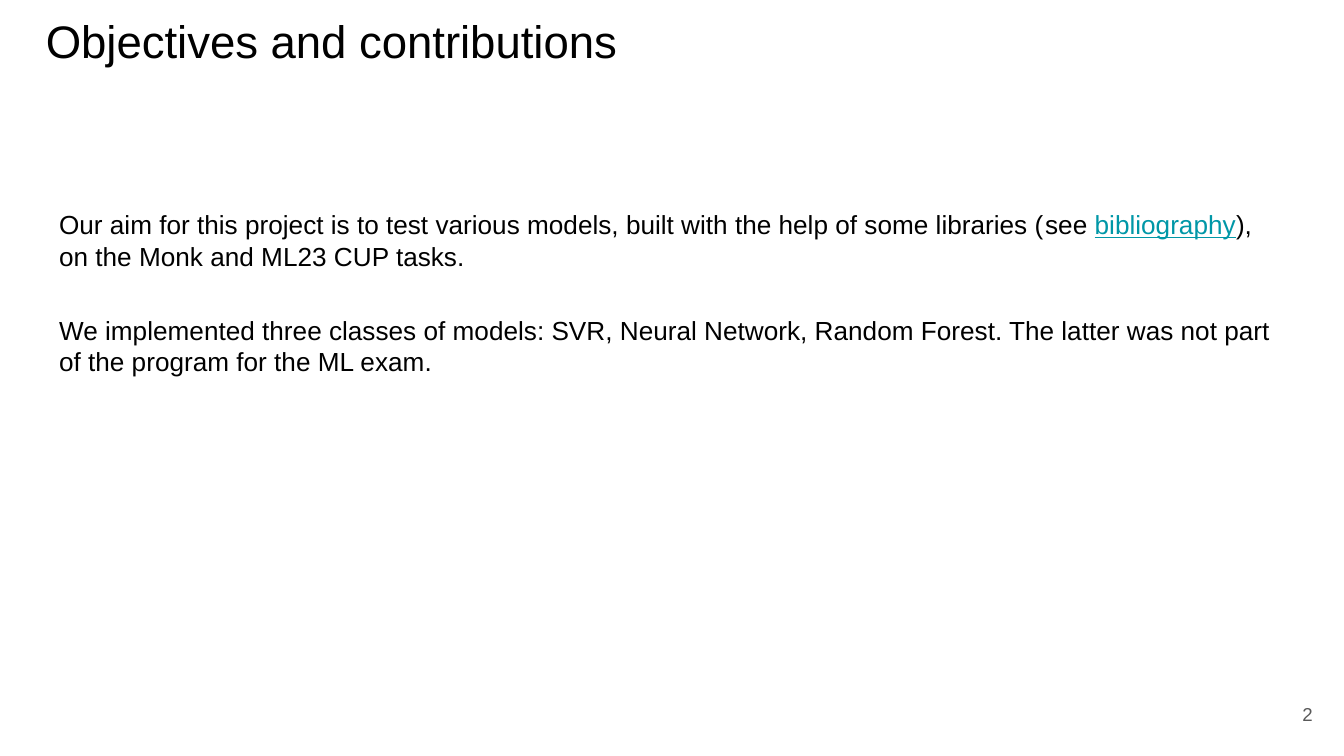
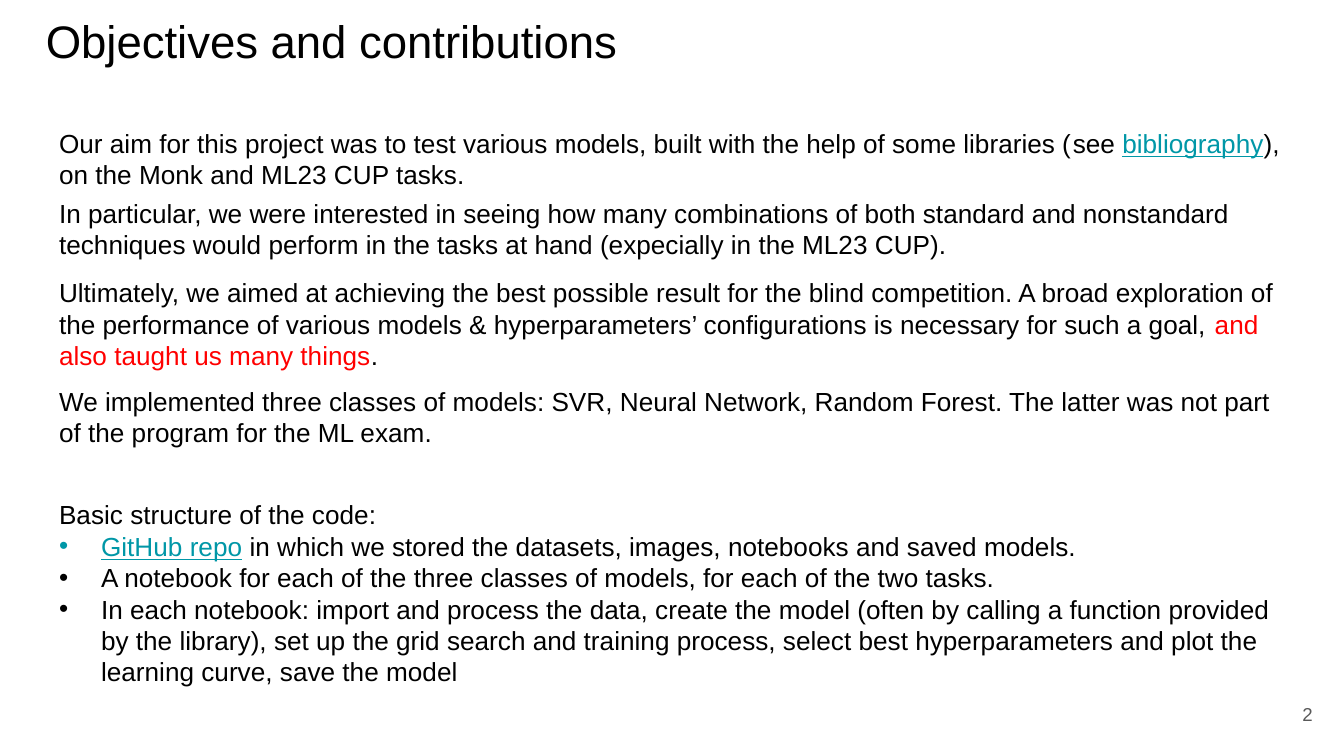
Before and after one commit to paolo-junior-mollica/machine-learning-project, a slide deck: slide 2 of relazione/ML-2023-PRJ-Slides-Demo.pptx. Drawn at 1344x756 pixels with LibreOffice and Linux fonts; fonts in the diff are those of the drawing. Boxes give left, top, right and bottom in pixels: in the first picture for what was removed or moved away, otherwise in the second. Text is boxed around its words. In the diff, an @@ line names an element or a change of style, - is before the commit and + after.

```diff
--- a/relazione/ML-2023-PRJ-Slides-Demo.pptx
+++ b/relazione/ML-2023-PRJ-Slides-Demo.pptx
@@ text at (59, 134, 1279, 185): text changed @@
-Our aim for this project is to test various models, built with the help of some libraries (see bibliography), on the Monk and ML23 CUP tasks.
+Our aim for this project was to test various models, built with the help of some libraries (see bibliography), on the Monk and ML23 CUP tasks.
@@ text added at (59, 204, 1229, 260), 14 pt, text #000000 @@
+In particular, we were interested in seeing how many combinations of both standard and nonstandard techniques would perform in the tasks at hand (expecially in the ML23 CUP).
@@ text added at (59, 283, 1273, 371), 14 pt, text #000000 @@
+Ultimately, we aimed at achieving the best possible result for the blind competition. A broad exploration of the performance of various models & hyperparameters’ configurations is necessary for such a goal, and also taught us many things.
@@ text "We implemented three classes of ...": place and size @@
-text "We implemented three classes of ..." at (59, 321, 1269, 377)
+text "We implemented three classes of ..." at (59, 392, 1269, 448)
@@ text added at (59, 505, 1269, 687), 14 pt, text #000000 @@
+Basic structure of the code:
+• GitHub repo in which we stored the datasets, images, notebooks and saved models.
+• A notebook for each of the three classes of models, for each of the two tasks.
+• In each notebook: import and process the data, create the model (often by calling a function provided by the library), set up the grid search and training process, select best hyperparameters and plot the learning curve, save the model
```
Also in this commit, not shown: 4 other slides changed, 1 slide added.
